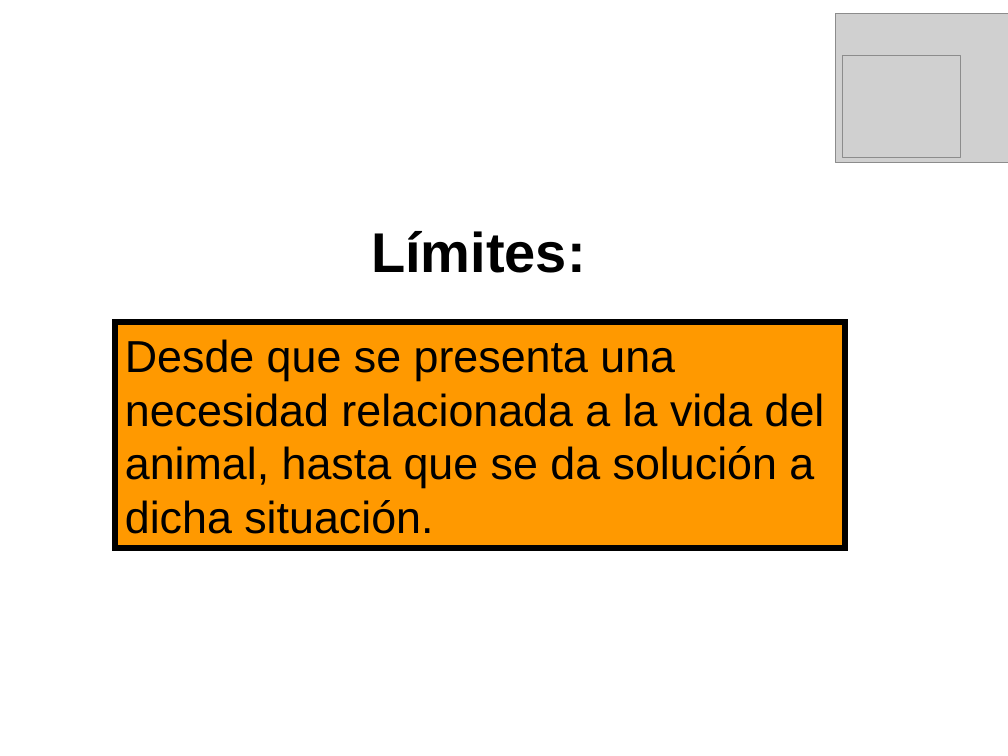
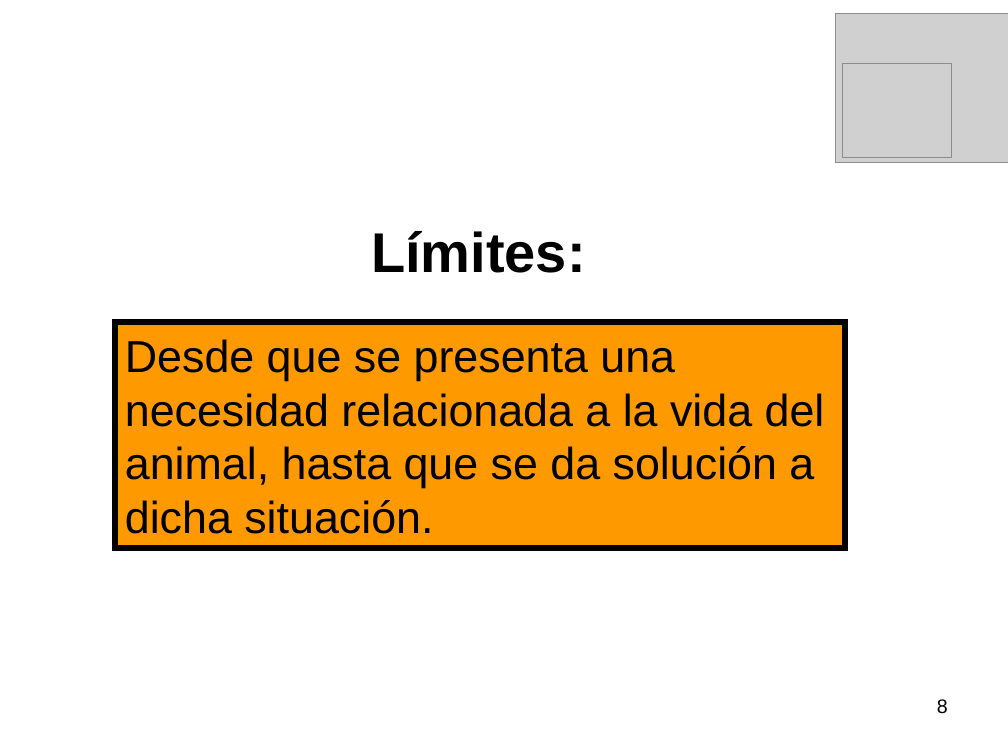
Before and after one commit to mauricioprado00/salud-mascotas, a slide deck: slide 8 of Producto/04-It_I/Presentación Primera Iteración.pps (slide 5 before the commit). Drawn at 1008x756 pixels with LibreOffice and Linux fonts; fonts in the diff are those of the drawing; grey boxes stand for pictures; background and template pictures are left out. Boxes give left, top, right and bottom in pixels: in the first picture for what was removed or moved away, otherwise in the second. Text is boxed around its words. In the diff, an @@ line names an element or a change of style, - is before the commit and + after.

```diff
--- a/Producto/04-It_I/Presentación Primera Iteración.pps
+++ b/Producto/04-It_I/Presentación Primera Iteración.pps
@@ picture: place and size @@
-picture at [843, 55, 961, 157]
+picture at [843, 64, 952, 158]
@@ page number added at [937, 699, 948, 714], 14 pt, text #000000 @@
+8
```
Also in this commit, not shown: 5 other slides changed, 10 slides added, 5 slides removed.
